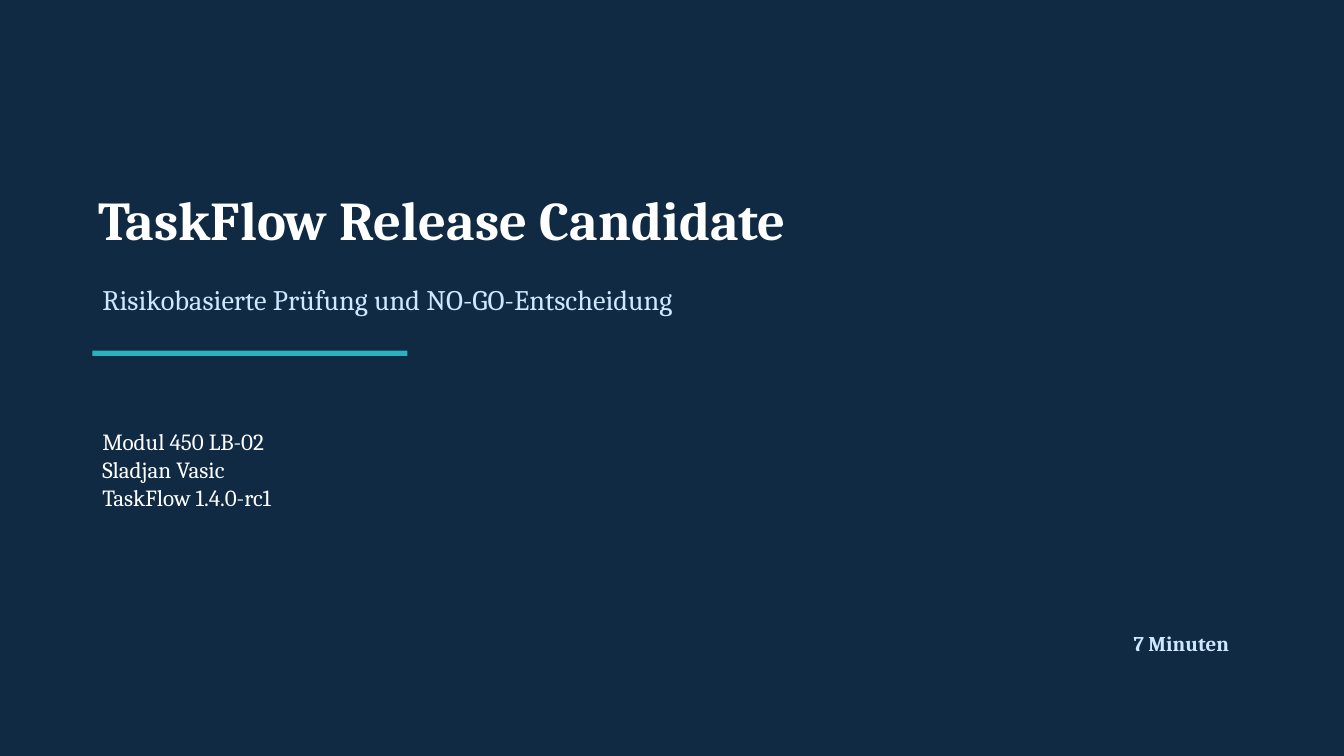
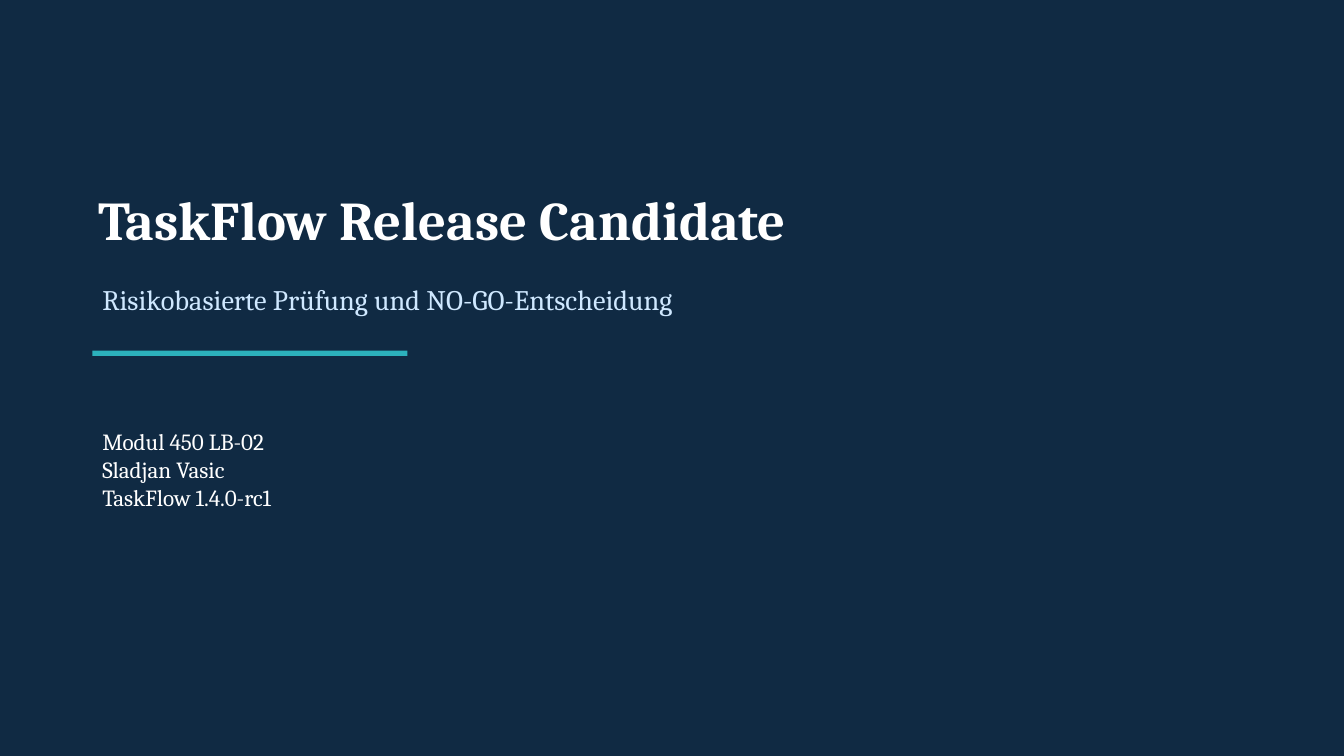
Before and after one commit to Sla1992/M450, a slide deck: slide 1 of Praesentation.pptx. Drawn at 1344x756 pixels with LibreOffice and Linux fonts; fonts in the diff are those of the drawing. Boxes give left, top, right and bottom in pixels: in the first picture for what was removed or moved away, otherwise in the second. Text is boxed around its words. In the diff, an @@ line names an element or a change of style, - is before the commit and + after.

```diff
--- a/Praesentation.pptx
+++ b/Praesentation.pptx
@@ text removed at <box>1134,636,1228,651</box> @@
-7 Minuten
```
Also in this commit, not shown: 4 other slides changed, 15 other files.
